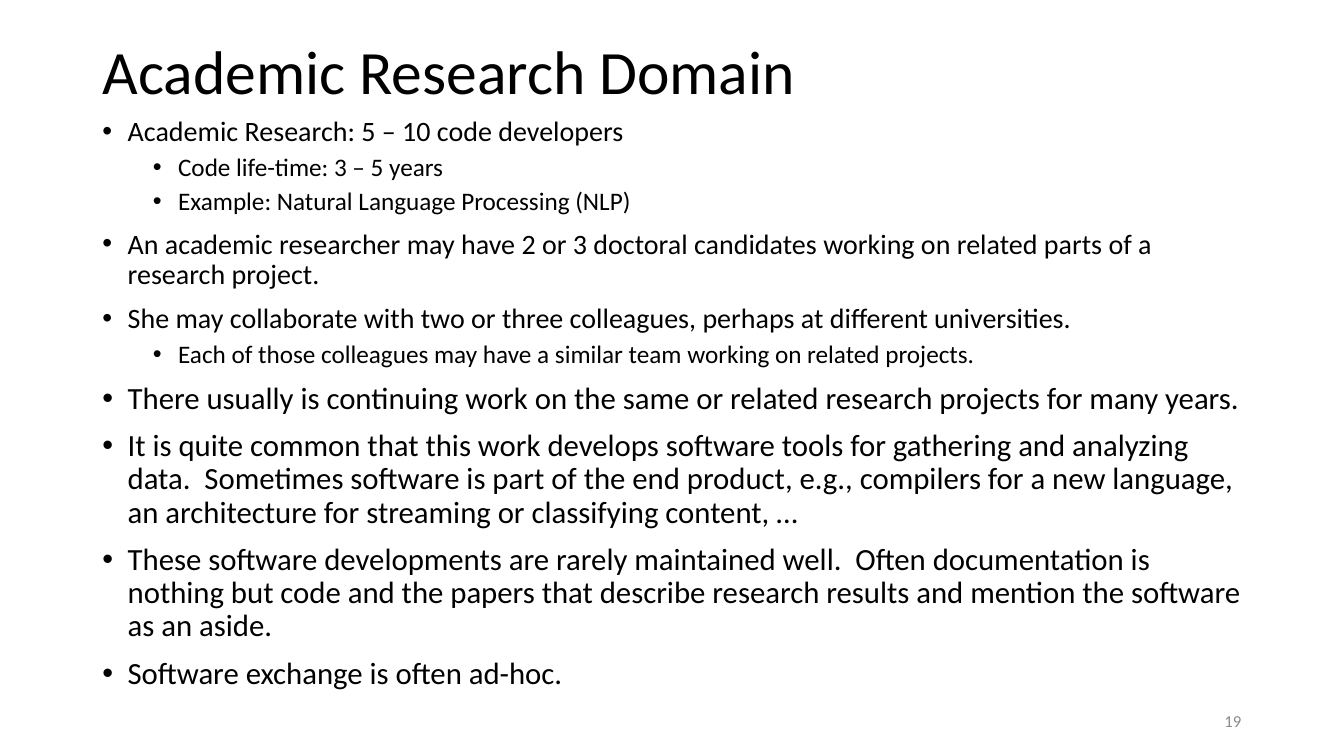
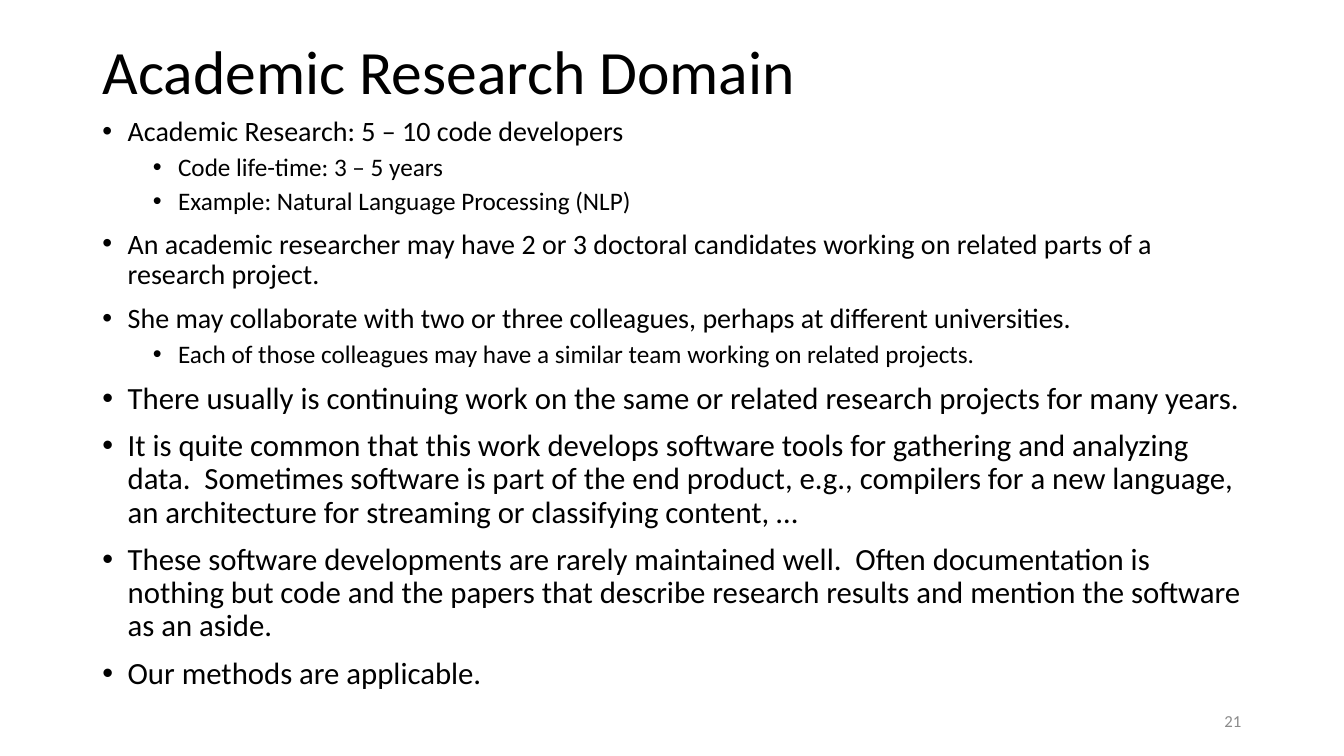
Before and after one commit to JimFawcett/JimFawcett.github.io, a slide deck: slide 21 of Resources/PublishingSourceCode.pptx (slide 19 before the commit). Drawn at 1344x756 pixels with LibreOffice and Linux fonts; fonts in the diff are those of the drawing. Boxes give left, top, right and bottom in pixels: in the first picture for what was removed or moved away, otherwise in the second. Text is boxed around its words. In the diff, an @@ line names an element or a change of style, - is before the commit and + after.

```diff
--- a/Resources/PublishingSourceCode.pptx
+++ b/Resources/PublishingSourceCode.pptx
@@ text at (128, 662, 481, 689): text changed @@
-• Software exchange is often ad-hoc.
+• Our methods are applicable.
@@ page number at (1224, 716, 1241, 727): text changed @@
-19
+21
```
Also in this commit, not shown: 7 other slides changed, 2 slides added, 1 other file.
